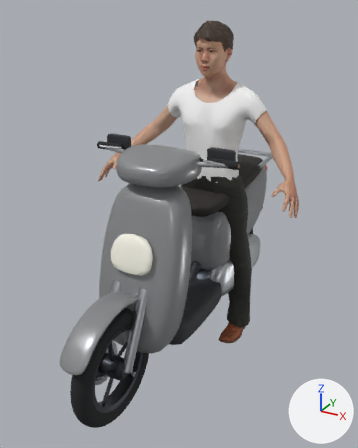
What one commit did to the glTF model priv/models/honda_vision_110_rider.glb.
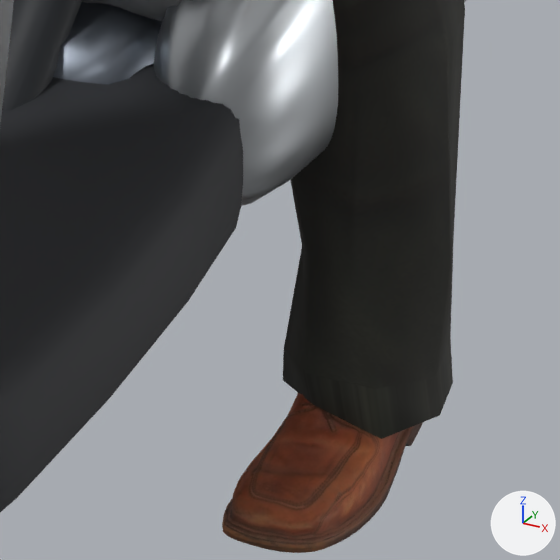
There are two pictures of each version: one whole from a 50 mm lens placed at (1.04, -1.94, 1.62), pointed at (-0.03, -0.01, 0.66), one close up on the part from 53% to 74% of the width and 60% to 77% of the height. The lights are fixed; the arrows at lower right show +X, +Y and +Z. The last two pictures show the newer version. Where no turn or scale is listed for an object, it has been applied to the vertices.

The first close-up shows 'engine', 'honda_vision_110_rider', 'rider_mesh'.
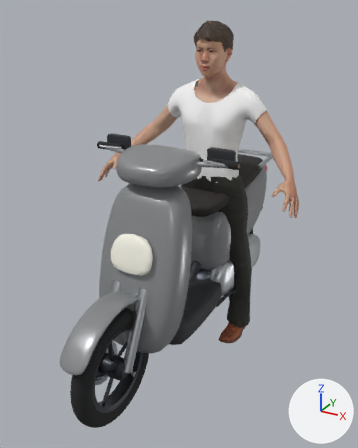
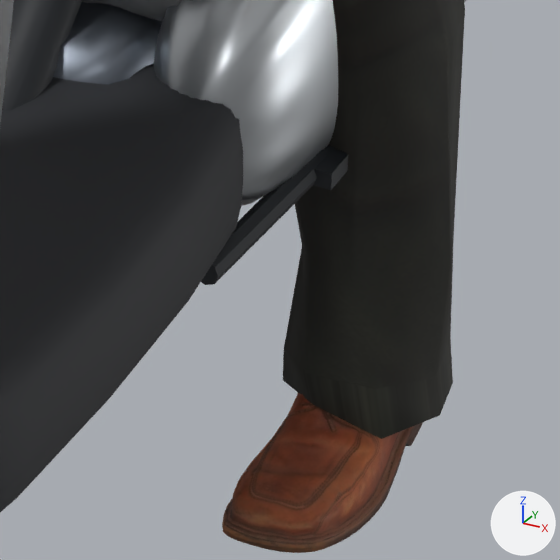
Scene script edits in JSON lines:
```json
{"op": "add", "block": "me_side_stand", "code": ["me_side_stand = bpy.data.meshes.new('side_stand')", "me_side_stand.from_pydata(...)  # 24 vertices, 40 faces; spans x -0.01..0.03, y -0.001..0.195, z -0.01..0.01", "me_side_stand.materials.append(mat_black)  # black #1f2328"]}
{"op": "add", "block": "ob_side_stand", "code": ["ob_side_stand = bpy.data.objects.new('side_stand', me_side_stand)", "ob_side_stand.location = (0.15, 0.0755, 0.2)"]}
```

Pixel boxes (x1, y1, x2, y2) of what changed, in the close-ups (560 x 560 px):
```json
{"object": "side_stand", "change": "added", "after": [201, 145, 348, 285], "on screen": "black"}
```
